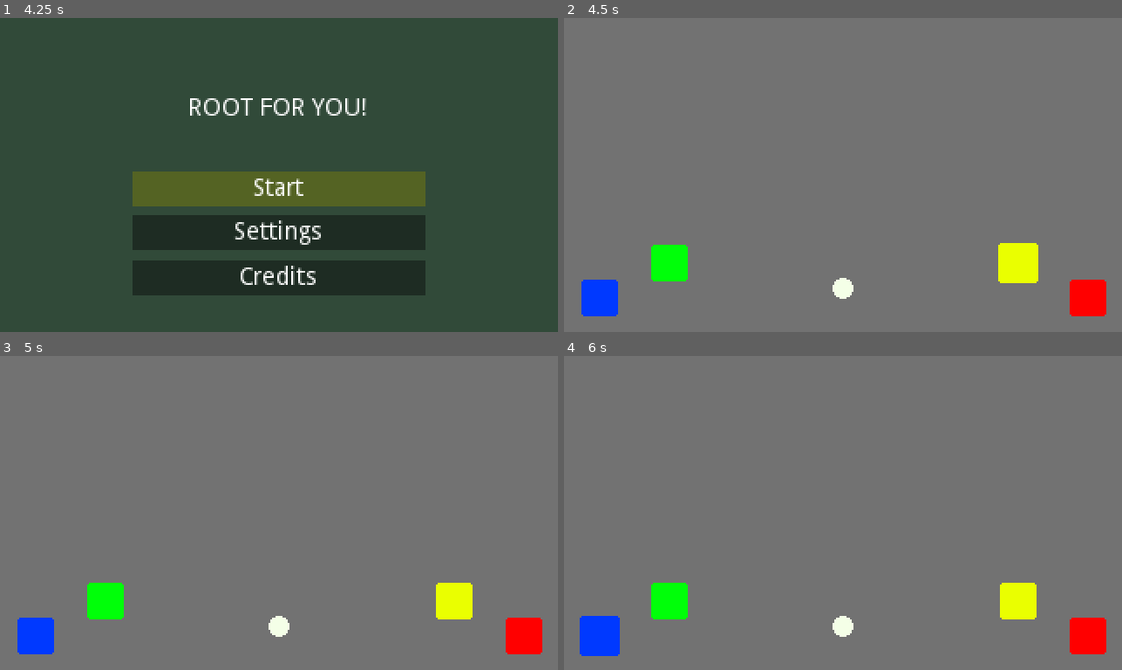
Above: before the commit, frames 1-4 (two rows, left to right).
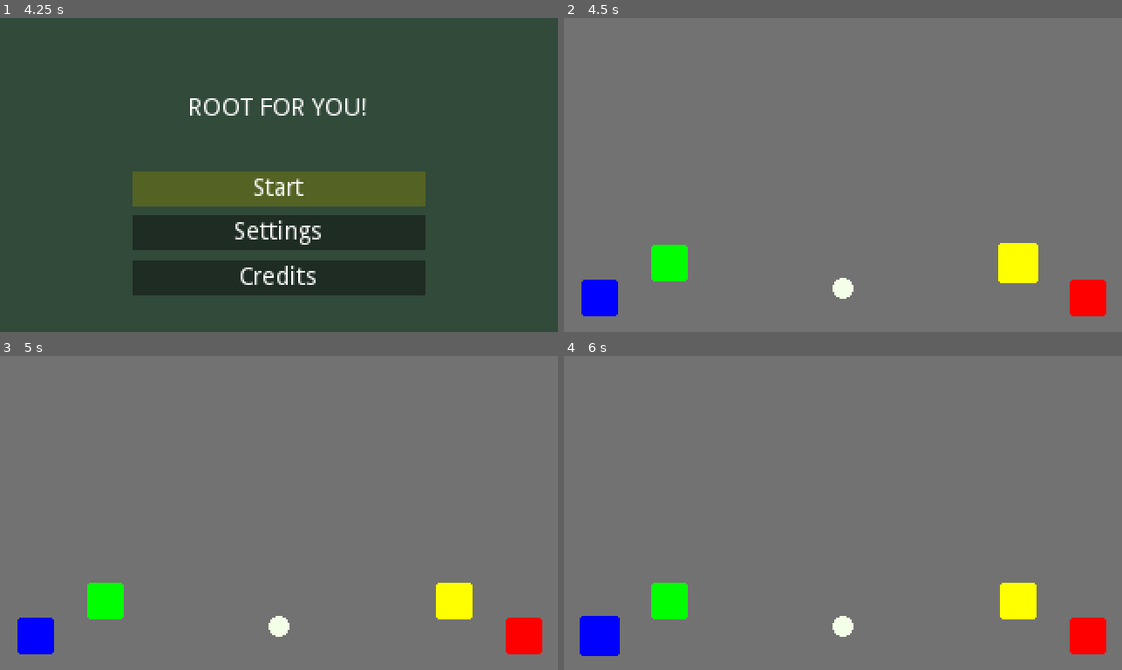
Above: after the commit, the same moments.

Repository: MTareqAzim/root-for-you
Game: Godot game, scene res://scenes/main_scenes/main_game.tscn
Two runs of this game, one before a commit and one after it. Both use one fixed random seed, a clock stepped at 60 frames per second and the inputs below. The engine's default icon, where the game draws it, is replaced by a stand-in: a white triangle on a blue panel in a dark square.
Inputs:
- Up to frame 1 (4.25 s): tap Enter (start) at 0.5, 1.25, 2 s; hold Right (ui_right) 0.53-1.28 s; tap L (attack) at 0.6, 3.05, 3.6 s; tap I (block) at 0.8, 1.35, 3.8 s; hold Backspace (back) 1.28-2.03 s; tap W (heal) at 1.55, 2.1 s; hold Right (ui_right) 2.03-2.78 s; tap A (magic) at 2.3, 2.85 s; hold Up (ui_up) 2.78-3.53 s; hold Left (ui_left) from 3.53 s (still down)
- Up to frame 2 (4.5 s): keep holding Left (ui_left); tap Enter (start) at 4.25 s; tap I (block) at 4.35 s
- Up to frame 3 (5 s): keep holding Left (ui_left); tap W (heal) at 4.55 s
- Up to frame 4 (6 s): release Left (ui_left) at 5.03 s; hold Backspace (back) 5.03-5.78 s; tap W (heal) at 5.1 s; tap A (magic) at 5.3, 5.85 s; hold Right (ui_right) from 5.78 s (still down)

Frame 1 is identical in both runs. In frame 2, 0.8% of the frame differs, in the area x 3-10%, y 83-95%; in frame 3, 0.8%; in frame 4, 0.9%, in the area x 2-10%, y 82-96%.

Commit message:
Set up swappable palette.

Diff:
--- /dev/null
+++ b/assets/palettes.json
@@ -0,0 +1,52 @@
+[
+    {
+        "heal": "#00ff00",
+		"block": "#ffff00",
+		"attack": "#ff0000",
+		"magic": "#0000ff",
+		"crowd": "#ff9900",
+		"beats": "#8080ff",
+		"player": "#5cda5c",
+		"villain": "#990000"
+    },
+    {
+        "heal": "#ffffff",
+        "block": "#ffffff",
+        "attack": "#ffffff",
+        "magic": "#ffffff",
+        "crowd": "#ffffff",
+        "beats": "#ffffff",
+        "player": "#ffffff",
+        "villain": "#ffffff"
+    },
+    {
+        "heal": "#ffffff",
+        "block": "#ffffff",
+        "attack": "#ffffff",
+        "magic": "#ffffff",
+        "crowd": "#ffffff",
+        "beats": "#ffffff",
+        "player": "#ffffff",
+        "villain": "#ffffff"
+    },
+    {
+        "heal": "#ffffff",
+        "block": "#ffffff",
+        "attack": "#ffffff",
+        "magic": "#ffffff",
+        "crowd": "#ffffff",
+        "beats": "#ffffff",
+        "player": "#ffffff",
+        "villain": "#ffffff"
+    },
+    {
+        "heal": "#ffffff",
+        "block": "#ffffff",
+        "attack": "#ffffff",
+        "magic": "#ffffff",
+        "crowd": "#ffffff",
+        "beats": "#ffffff",
+        "player": "#ffffff",
+        "villain": "#ffffff"
+    }
+]
--- a/scenes/ui_scenes/layouts/corner_layout.tscn
+++ b/scenes/ui_scenes/layouts/corner_layout.tscn
@@ -6,11 +6,11 @@
 
 [sub_resource type="ShaderMaterial" id=1]
 shader = ExtResource( 2 )
-shader_param/base_color = Color( 0, 1, 0.0392157, 1 )
+shader_param/base_color = Color( 0, 1, 0, 1 )
 
 [sub_resource type="ShaderMaterial" id=2]
 shader = ExtResource( 2 )
-shader_param/base_color = Color( 0.921569, 1, 0, 1 )
+shader_param/base_color = Color( 1, 1, 0, 1 )
 
 [sub_resource type="ShaderMaterial" id=3]
 shader = ExtResource( 2 )
@@ -27,7 +27,6 @@
 margin_top = 0.0
 margin_right = 40.0
 margin_bottom = 40.0
-color = Color( 0, 1, 0.0392157, 1 )
 action = "heal"
 
 [node name="Block" parent="." instance=ExtResource( 1 )]
@@ -38,7 +37,6 @@
 margin_top = 0.0
 margin_right = 0.0
 margin_bottom = 40.0
-color = Color( 0.921569, 1, 0, 1 )
 action = "block"
 
 [node name="Attack" parent="." instance=ExtResource( 1 )]
@@ -51,7 +49,6 @@
 margin_top = -40.0
 margin_right = 0.0
 margin_bottom = 0.0
-color = Color( 1, 0, 0, 1 )
 action = "attack"
 
 [node name="Magic" parent="." instance=ExtResource( 1 )]
@@ -61,7 +58,6 @@
 margin_top = -40.0
 margin_right = 40.0
 margin_bottom = 0.0
-color = Color( 0, 0.227451, 1, 1 )
 action = "magic"
 
 [connection signal="clicked" from="Heal" to="." method="_on_Heal_clicked"]
--- a/scripts/autoloads/settings.gd
+++ b/scripts/autoloads/settings.gd
@@ -6,3 +6,36 @@
 var layout : int = Layout.TRIGGER
 var palette : int = 0
 var volume : Array = [100, 100, 100, 100]
+
+var palettes : Array = [
+	{
+		"heal": "#00ff00",
+		"block": "#ffff00",
+		"attack": "#ff0000",
+		"magic": "#0000ff",
+		"crowd": "#ff9900",
+		"beats": "#8080ff",
+		"player": "#5cda5c",
+		"villain": "#990000"
+	}
+]
+
+
+func _ready():
+	_load_palettes()
+
+
+func _load_palettes() -> void:
+	var file = File.new()
+	file.open("res://assets/palettes.json", File.READ)
+	var json_string = file.get_as_text()
+	file.close()
+
+	var json_parse = JSON.parse(json_string)
+	if typeof(json_parse.result) == TYPE_ARRAY:
+		palettes = json_parse.result
+
+
+func get_color_from_key(key: String) -> Color:
+	var current_palette : Dictionary = palettes[palette]
+	return Color(current_palette[key])
--- a/scripts/cheer_display.gd
+++ b/scripts/cheer_display.gd
@@ -3,10 +3,13 @@
 
 signal clicked(input_action)
 
-export(Color) var color = Color.white setget set_color
 export(String) var action
 
 onready var animation_player : AnimationPlayer = $AnimationPlayer
+
+
+func _ready():
+	set_shader_color(Settings.get_color_from_key(action))
 
 
 func _input(event) -> void:
@@ -14,8 +17,7 @@
 		_clicked()
 
 
-func set_color(new_color: Color) -> void:
-	color = new_color
+func set_shader_color(color: Color) -> void:
 	material.set_shader_param("base_color", color)
 
 
